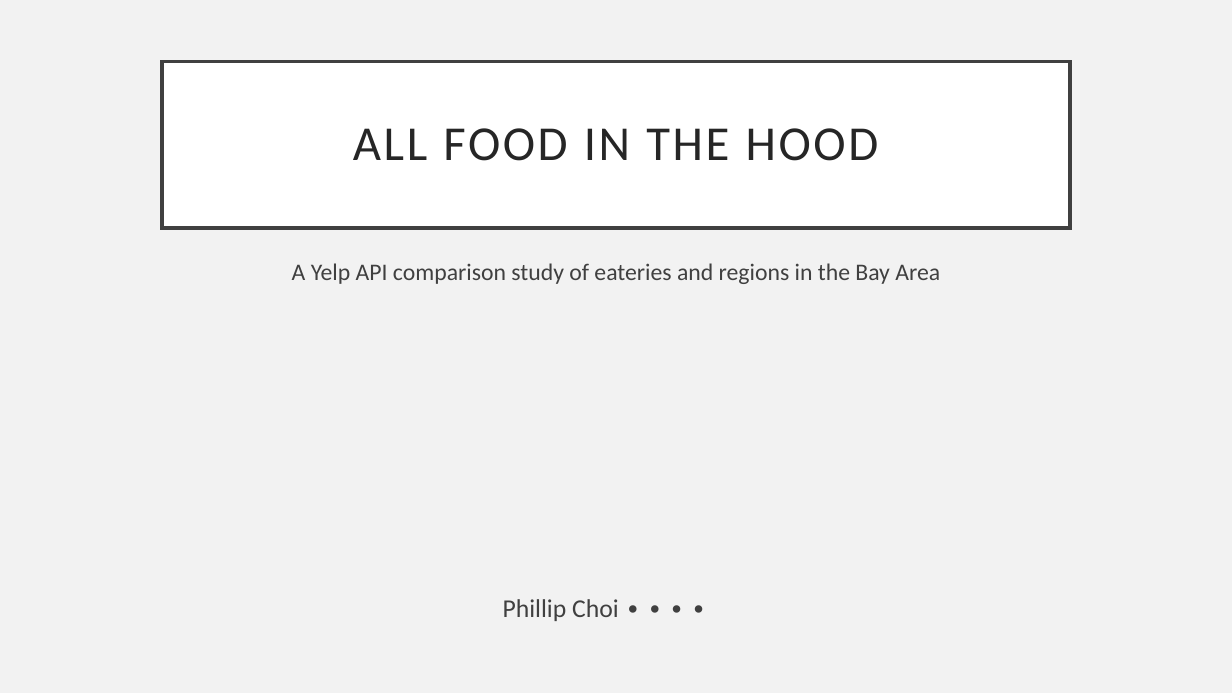
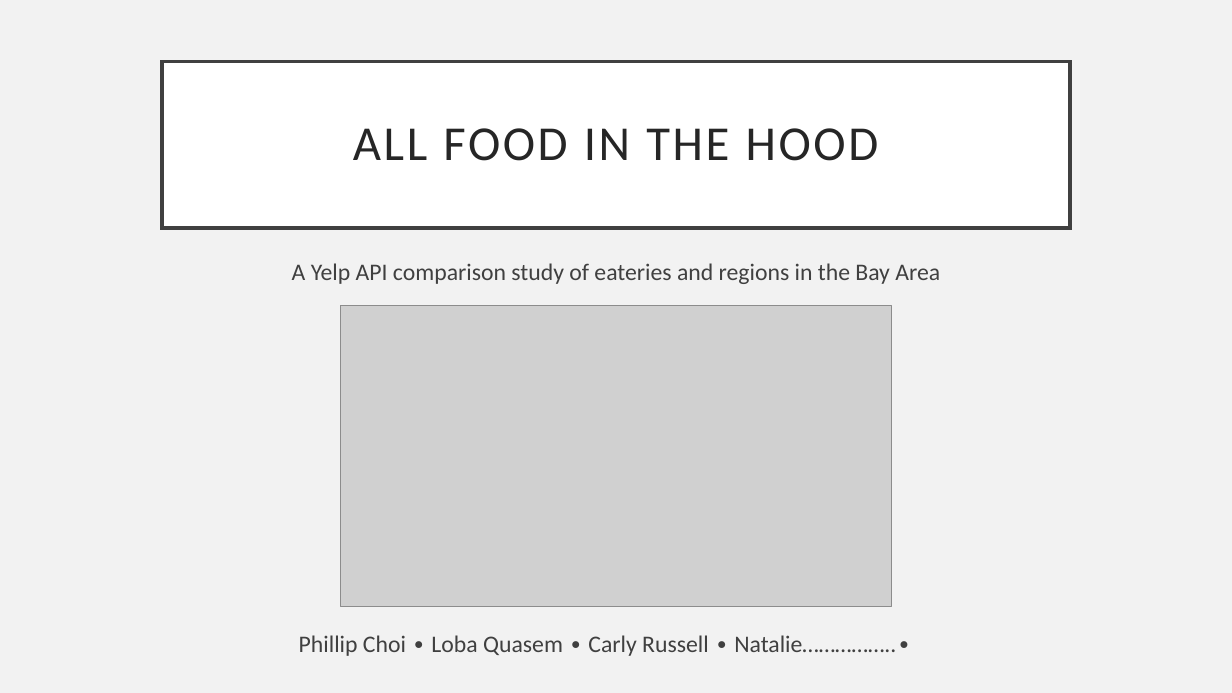
Before and after one commit to lquasem/Project-1, a slide deck: slide 1 of All food in the hood.pptx. Drawn at 1232x693 pixels with LibreOffice and Linux fonts; fonts in the diff are those of the drawing; grey boxes stand for pictures. Boxes give left, top, right and bottom in pixels: in the first picture for what was removed or moved away, otherwise in the second. Text is boxed around its words. In the diff, an @@ line names an element or a change of style, - is before the commit and + after.

Commit message:
Update ppt

```diff
--- a/All food in the hood.pptx
+++ b/All food in the hood.pptx
@@ picture added at (340, 306, 892, 607) @@
@@ text at (299, 635, 896, 656): text changed; size 20 to 18.5 pt @@
-Phillip Choi ∙ ∙ ∙ ∙
+Phillip Choi ∙ Loba Quasem ∙ Carly Russell ∙ Natalie……………..∙
```
Also in this commit, not shown: 1 other slide changed.
